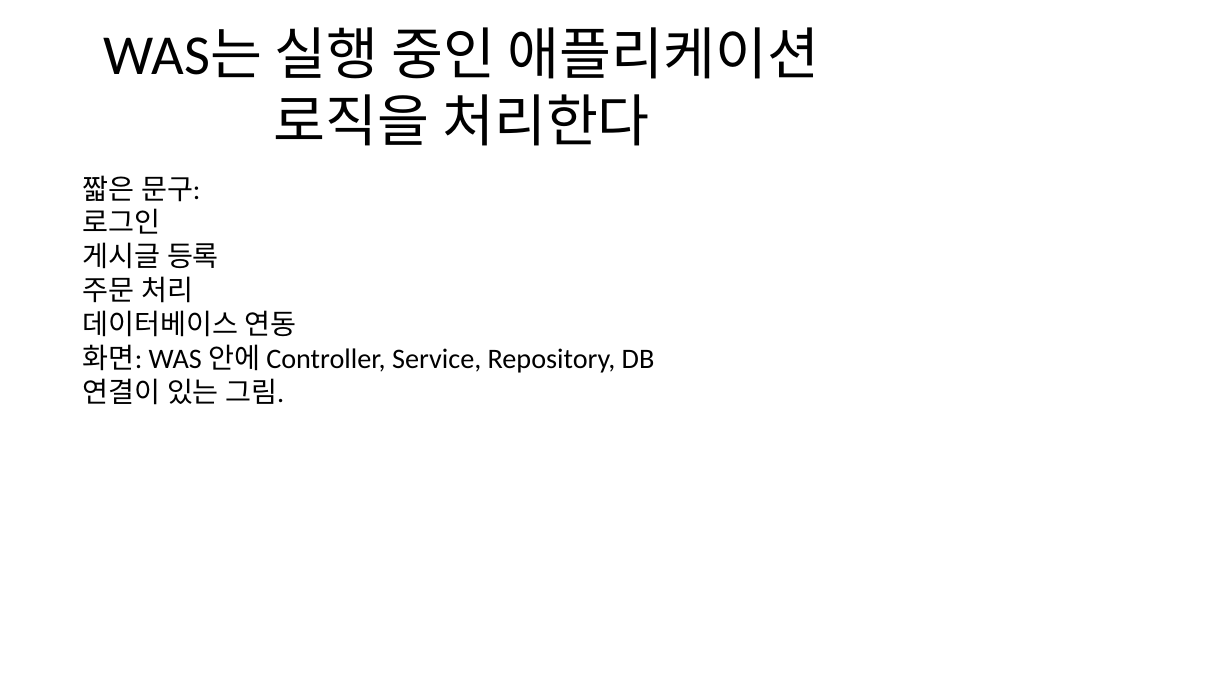
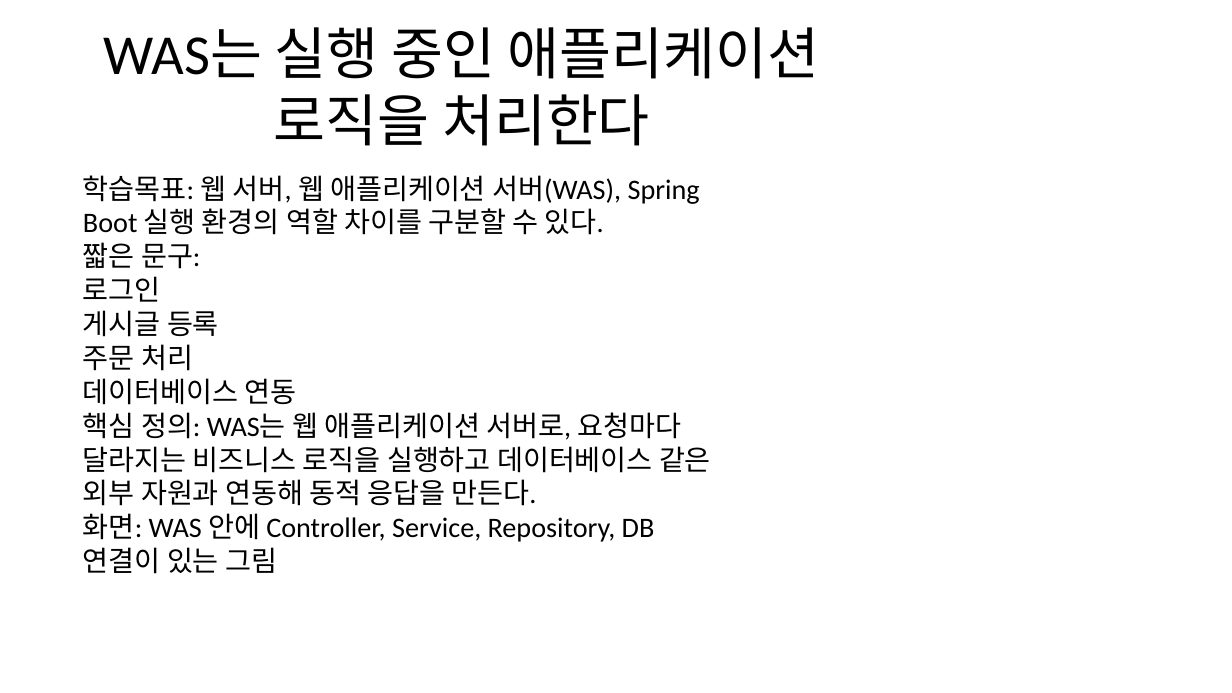
Before and after one commit to openskill-harness/lecture-workflow, a slide deck: slide 8 of courses/spring-boot-basic/pptx/ch01.pptx. Drawn at 1232x693 pixels with LibreOffice and Linux fonts; fonts in the diff are those of the drawing. Boxes give left, top, right and bottom in pixels: in the first picture for what was removed or moved away, otherwise in the second. Text is boxed around its words. In the diff, an @@ line names an element or a change of style, - is before the commit and + after.

```diff
--- a/courses/spring-boot-basic/pptx/ch01.pptx
+++ b/courses/spring-boot-basic/pptx/ch01.pptx
@@ text at [83,175,700,235]: paragraph added @@
+학습목표: 웹 서버, 웹 애플리케이션 서버(WAS), Spring Boot 실행 환경의 역할 차이를 구분할 수 있다.
@@ text at [83,412,711,574]: text changed @@
-화면: WAS 안에 Controller, Service, Repository, DB 연결이 있는 그림.
+핵심 정의: WAS는 웹 애플리케이션 서버로, 요청마다 달라지는 비즈니스 로직을 실행하고 데이터베이스 같은 외부 자원과 연동해 동적 응답을 만든다.
+화면: WAS 안에 Controller, Service, Repository, DB 연결이 있는 그림
```
Also in this commit, not shown: 25 other slides changed, 24 other files.
